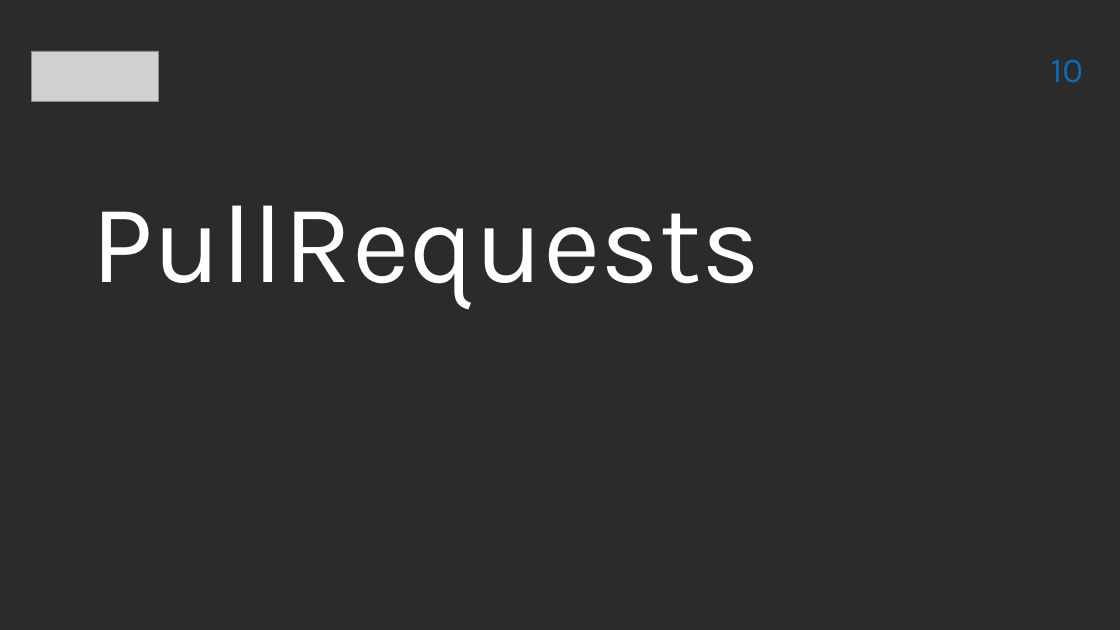
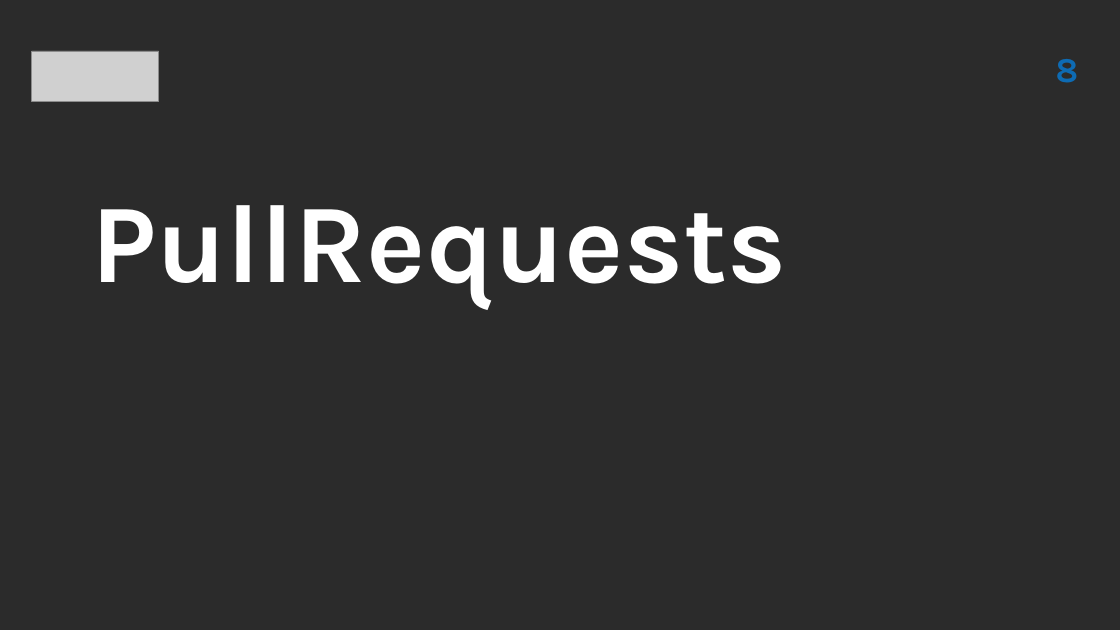
Before and after one commit to vitaliiTolmachov/Presentation, a slide deck: slide 8 of Presentation_easypay.pptx (slide 10 before the commit). Drawn at 1120x630 pixels with LibreOffice and Linux fonts; fonts in the diff are those of the drawing; grey boxes stand for pictures; background and template pictures are left out; a plain dark background stands for a picture behind light text. Boxes give left, top, right and bottom in pixels: in the first picture for what was removed or moved away, otherwise in the second. Text is boxed around its words. In the diff, an @@ line names an element or a change of style, - is before the commit and + after.

```diff
--- a/Presentation_easypay.pptx
+++ b/Presentation_easypay.pptx
@@ page number removed at box(1051, 59, 1083, 83) @@
-10
@@ page number added at box(1056, 59, 1079, 83), 30 pt, text #0E6BB3, bold @@
+8
@@ text "PullRequests" at box(91, 205, 786, 309): bold on; indent changed @@
```
Also in this commit, not shown: 10 other slides changed, 4 slides added, 8 slides removed.
